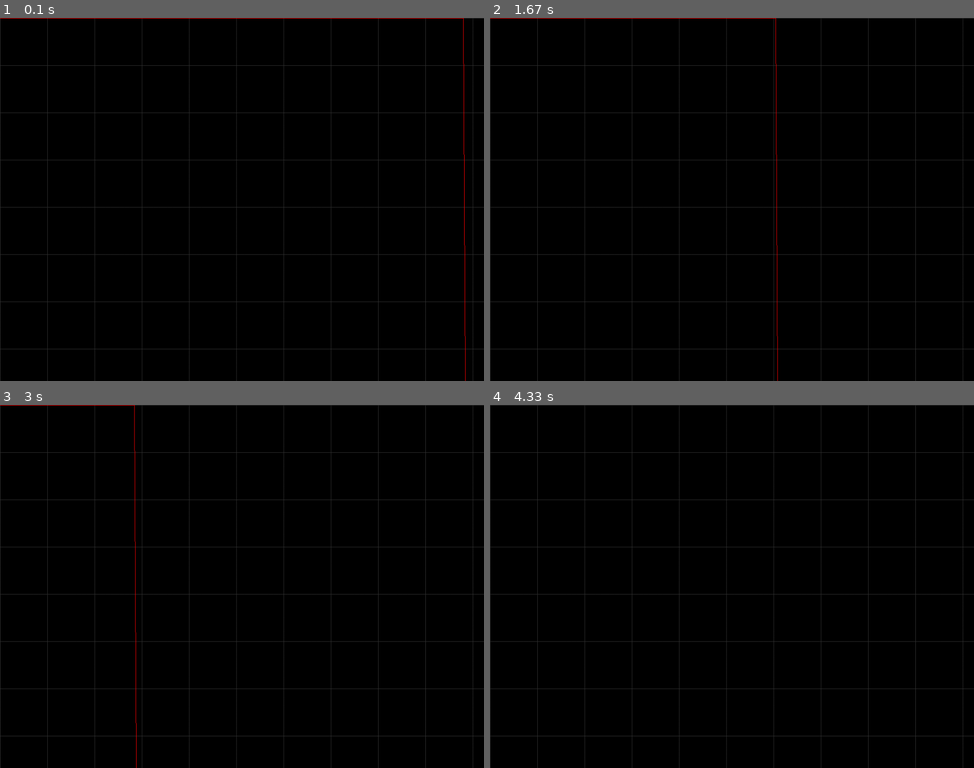
Above: before the commit, frames 1-4 (two rows, left to right).
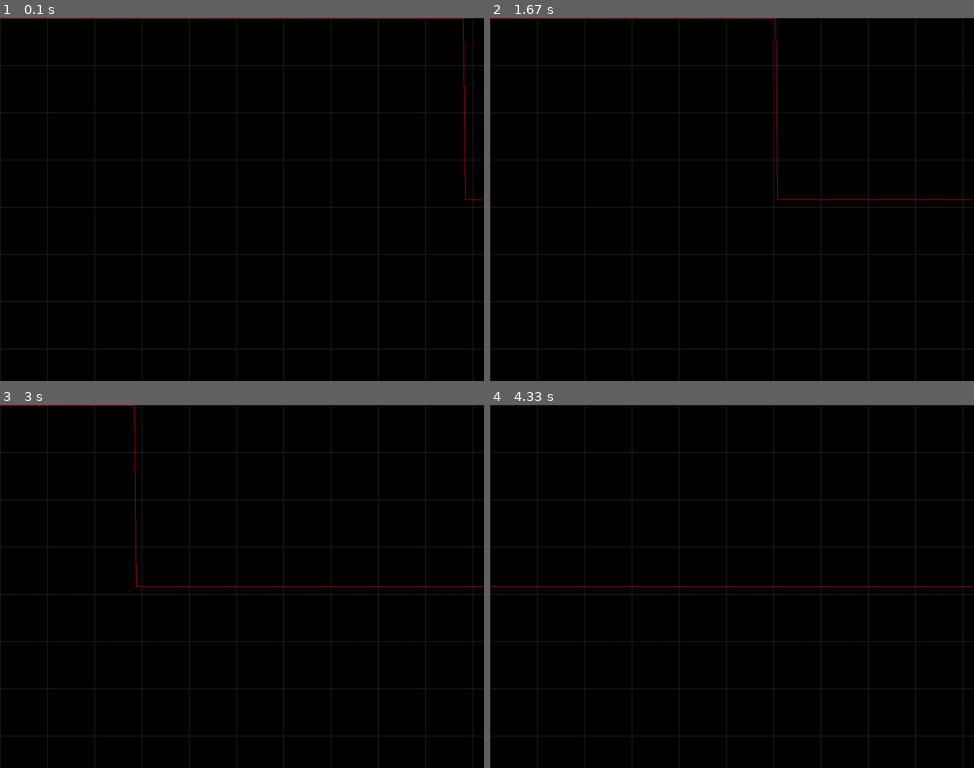
Above: after the commit, the same moments.

Repository: hozgur/pico-projects
Game: pygame game, started from hx711/client/plot-data2.py
Two runs of this game, one before a commit and one after it. Both use one fixed random seed, a clock stepped at 60 frames per second and the inputs below.
Inputs:
- Up to frame 1 (0.1 s): no input
- Up to frame 2 (1.67 s): no input
- Up to frame 3 (3 s): no input
- Up to frame 4 (4.33 s): no input

The runs differ from the first frame. In frame 1, 0.2% of the frame differs, in the area x 95-100%, y 6-100%; in frame 2, 0.4%; in frame 3, 0.4%, in the area x 27-100%, y 6-100%; in frame 4, 0.3%.

Commit message:
hx711 multiread

Diff:
--- a/hx711/plot-data2.py
+++ b/hx711/client/plot-data2.py
@@ -39,7 +39,7 @@
     # Read data from the serial port
     line = ser.readline()
     # Decode the data
-    data = int(line) /500 + HEIGHT * 2
+    data = int(line) /500 + HEIGHT//2
     if(data > HEIGHT):
         print("overflow+ ", bin(int(line)))
         data = HEIGHT
--- /dev/null
+++ b/hx711/first-test.py
@@ -0,0 +1,101 @@
+from machine import Pin
+from hx711_gpio import *
+from utime import ticks_ms, ticks_diff, sleep, sleep_ms
+from machine import Pin
+
+pin_OUT = Pin(25, Pin.IN, pull=Pin.PULL_DOWN)
+pin_SCK = Pin(15, Pin.OUT)
+
+hx = HX711(pin_SCK, pin_OUT)
+
+hx.OFFSET = 0 # -150000
+hx.set_gain(128)
+sleep_ms(50)
+
+data = [0 for _ in range(100)]
+
+def get_median(hx, num=100):
+    for _ in range(num):
+        data[_] = hx.read()
+    data.sort()
+    return data[num // 2]
+
+def run(loops = 100):
+    start = ticks_ms()
+    hx.set_gain(128)
+    sleep_ms(50)
+    resulta = get_median(hx, loops)
+    hx.set_gain(32)
+    sleep_ms(50)
+    resultb = get_median(hx, loops)
+    print(resulta, resultb)
+
+def run100(loops=100, delay = .3):
+    for _ in range (loops):
+        run(100)
+        if delay:
+            sleep(delay)
+
+mystr = "*" * 80
+def run2(loop = 50):
+    hx.set_gain(128)
+    for i in range(loop):
+        sleep_ms(20)
+        data = hx.read()
+        val = (data / 1000) + 20
+        if val < 0:
+            val = 0
+        if val > 79:
+            val = 79
+        print (mystr[:int(val)])
+
+def run3(loop = 50):
+    hx.set_gain(32)
+    while True:
+        sleep_ms(12)
+        data = hx.read()
+        print (data)
+
+
+
+def minmax(loops=10000, raw=True):
+    hx.set_gain(128)
+    middle = hx.read_average(min(loops, 1000))
+    hx.filtered = middle
+    middle = abs(middle) - hx.OFFSET
+    cnt0003 = 0
+    cnt001 = 0
+    cnt003 = 0
+    cnt010 = 0
+    cnt030 = 0
+    cnt100 = 0
+    cntx = 0
+    print ("Mittelwert", middle)
+    for _ in range(loops):
+        if raw is True:
+            val = abs(hx.read()) - hx.OFFSET
+        else:
+            val = abs(hx.read_lowpass()) - hx.OFFSET
+        if middle * (1 - 0.00003) < val < middle * (1 + 0.00003):
+            cnt0003 += 1
+        elif middle * (1 - 0.0001) < val < middle * (1 + 0.0001):
+            cnt001 += 1
+        elif middle * (1 - 0.0003) < val < middle * (1 + 0.0003):
+            cnt003 += 1
+        elif middle * (1 - 0.001) < val < middle * (1 + 0.001):
+            cnt010 += 1
+        elif middle * (1 - 0.003) < val < middle * (1 + 0.003):
+            cnt030 += 1
+        elif middle * (1 - 0.01) < val < middle * (1 + 0.01):
+            cnt100 += 1
+        else:
+            cntx += 1
+            print("Really out of band at %d: %d %x"  % (_, int(val), int(val)))
+
+    print("+/- 0.003%% %f\n+/- 0.01%% %f\n+/- 0.03%% %f\n+/- .1%%   %f\n+/- .3%%   %f\n+/- 1%%  %f\nBeyond:  %f" %
+          (cnt0003/loops, cnt001/loops, cnt003/loops, cnt010/loops, cnt030/loops, cnt100/loops, cntx/loops))
+
+
+run3(loop = 15400)
+#run100(loops = 20)
+# minmax(10000)
--- a/hx711/hx711_gpio.py
+++ b/hx711/hx711_gpio.py
@@ -15,7 +15,7 @@
         self.time_constant = 0.25
         self.filtered = 0
 
-        self.set_gain(gain);
+        self.set_gain(gain)
 
     def set_gain(self, gain):
         if gain is 128:
--- a/hx711/main.py
+++ b/hx711/main.py
@@ -1,101 +1,97 @@
 from machine import Pin
 from hx711_gpio import *
-from utime import ticks_ms, ticks_diff, sleep, sleep_ms
+from utime import ticks_ms, ticks_diff, sleep, sleep_ms, sleep_us
 from machine import Pin
+from micropython import const
 
-pin_OUT = Pin(25, Pin.IN, pull=Pin.PULL_DOWN)
-pin_SCK = Pin(15, Pin.OUT)
+pin_OUT1 = Pin(15, Pin.IN, pull=Pin.PULL_DOWN)
+pin_OUT2 = Pin(16, Pin.IN, pull=Pin.PULL_DOWN)
+pin_SCK = Pin(25, Pin.OUT)
 
-hx = HX711(pin_SCK, pin_OUT)
-
-hx.OFFSET = 0 # -150000
-hx.set_gain(128)
-sleep_ms(50)
-
-data = [0 for _ in range(100)]
-
-def get_median(hx, num=100):
-    for _ in range(num):
-        data[_] = hx.read()
-    data.sort()
-    return data[num // 2]
-
-def run(loops = 100):
-    start = ticks_ms()
-    hx.set_gain(128)
-    sleep_ms(50)
-    resulta = get_median(hx, loops)
-    hx.set_gain(32)
-    sleep_ms(50)
-    resultb = get_median(hx, loops)
-    print(resulta, resultb)
-
-def run100(loops=100, delay = .3):
-    for _ in range (loops):
-        run(100)
-        if delay:
-            sleep(delay)
-
-mystr = "*" * 80
-def run2(loop = 50):
-    hx.set_gain(128)
-    for i in range(loop):
-        sleep_ms(20)
-        data = hx.read()
-        val = (data / 1000) + 20
-        if val < 0:
-            val = 0
-        if val > 79:
-            val = 79
-        print (mystr[:int(val)])
-
-def run3(loop = 50):
-    hx.set_gain(128)
-    while True:
-        sleep_ms(12.5)
-        data = hx.read()
-        print (data)
+GAIN128 = const(1)
+GAIN64  = const(3)
+GAIN32  = const(2)
 
 
+def read1(gain):
+    for i in range(100):
+        if pin_OUT1() == 0:
+            break
+        #print("Waiting ",ticks_ms(),i, pin_OUT1())
+        sleep_ms(1)
+    else:
+        print("Error on Read")
+        return 0
 
-def minmax(loops=10000, raw=True):
-    hx.set_gain(128)
-    middle = hx.read_average(min(loops, 1000))
-    hx.filtered = middle
-    middle = abs(middle) - hx.OFFSET
-    cnt0003 = 0
-    cnt001 = 0
-    cnt003 = 0
-    cnt010 = 0
-    cnt030 = 0
-    cnt100 = 0
-    cntx = 0
-    print ("Mittelwert", middle)
-    for _ in range(loops):
-        if raw is True:
-            val = abs(hx.read()) - hx.OFFSET
-        else:
-            val = abs(hx.read_lowpass()) - hx.OFFSET
-        if middle * (1 - 0.00003) < val < middle * (1 + 0.00003):
-            cnt0003 += 1
-        elif middle * (1 - 0.0001) < val < middle * (1 + 0.0001):
-            cnt001 += 1
-        elif middle * (1 - 0.0003) < val < middle * (1 + 0.0003):
-            cnt003 += 1
-        elif middle * (1 - 0.001) < val < middle * (1 + 0.001):
-            cnt010 += 1
-        elif middle * (1 - 0.003) < val < middle * (1 + 0.003):
-            cnt030 += 1
-        elif middle * (1 - 0.01) < val < middle * (1 + 0.01):
-            cnt100 += 1
-        else:
-            cntx += 1
-            print("Really out of band at %d: %d %x"  % (_, int(val), int(val)))
+    result = 0
+    for j in range(24):
+        state = disable_irq()
+        pin_SCK(True)
+        sleep_us(2)
+        pin_SCK(False)
+        enable_irq(state)
+        result = (result << 1) | pin_OUT1()
+    for j in range(gain):
+        state = disable_irq()
+        pin_SCK(True)
+        sleep_us(2)
+        pin_SCK(False)
+        enable_irq(state)
 
-    print("+/- 0.003%% %f\n+/- 0.01%% %f\n+/- 0.03%% %f\n+/- .1%%   %f\n+/- .3%%   %f\n+/- 1%%  %f\nBeyond:  %f" %
-          (cnt0003/loops, cnt001/loops, cnt003/loops, cnt010/loops, cnt030/loops, cnt100/loops, cntx/loops))
+    return result
 
 
-run3(loop = 15400)
-#run100(loops = 20)
-# minmax(10000)
+def read2(gain):
+    for i in range(100):
+        if pin_OUT2() == 0:
+            break
+        print("Waiting ",i, pin_OUT2())
+        sleep_ms(1)
+    else:
+        print("Error on Read")
+        return 0
+
+    result = 0
+    for j in range(24 + gain):
+        state = disable_irq()
+        pin_SCK(True)
+        pin_SCK(False)
+        enable_irq(state)
+        result = (result << 1) | pin_OUT2()
+
+    # shift back the extra bits
+    result >>= gain
+    return result
+
+def read_all(gain):
+    for i in range(100):
+        if pin_OUT1() == 0 and pin_OUT2() == 0:
+            break
+        #print("Waiting ",i, pin_OUT1(),pin_OUT2())
+        sleep_ms(1)
+    else:
+        print("Error on Read")
+        return 0
+
+    result1 = 0
+    result2 = 0
+    for j in range(24 + gain):
+        state = disable_irq()
+        pin_SCK(True)
+        pin_SCK(False)
+        enable_irq(state)
+        result1 = (result1 << 1) | pin_OUT1()
+        result2 = (result2 << 1) | pin_OUT2()
+
+    # shift back the extra bits
+    result1 >>= gain
+    result2 >>= gain
+    return (result1, result2)
+
+def run():
+    while True:
+        sleep_ms(10)
+        data = read1(GAIN32)
+        print(data)
+
+run()
Renamed: hx711/SerialMock.py -> hx711/client/SerialMock.py
Renamed: hx711/hello-world.py -> hx711/client/hello-world.py
Renamed: hx711/plot-data.py -> hx711/client/plot-data.py
Renamed: hx711/pygame-test.py -> hx711/client/pygame-test.py
Not shown, added: hx711/client/test.ipynb
